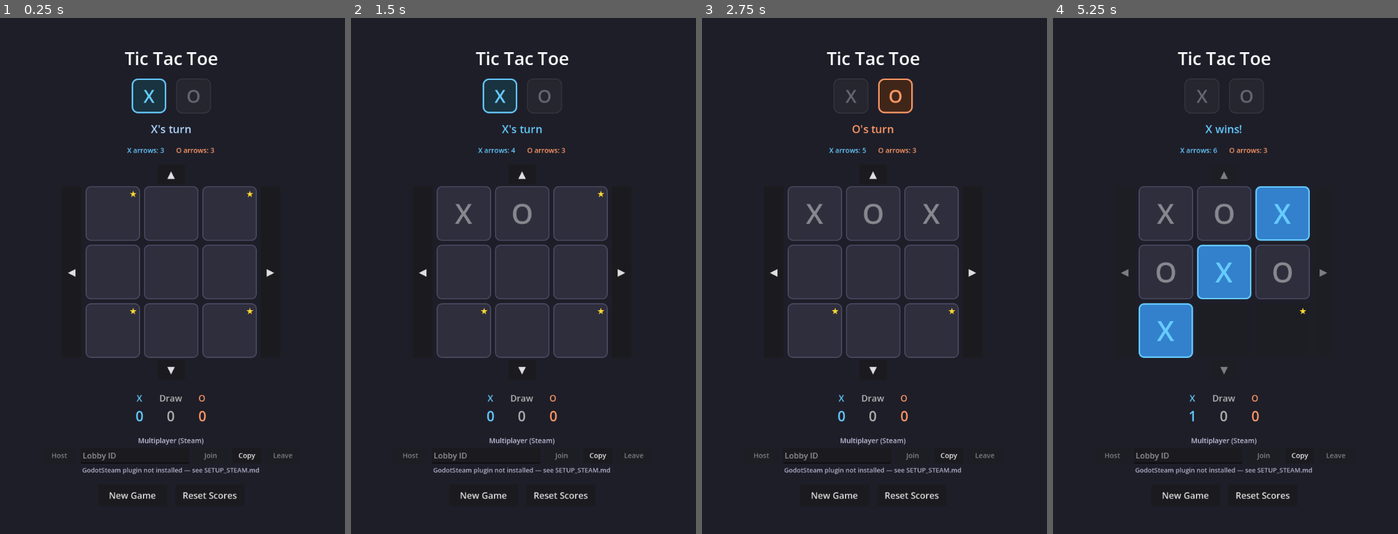
Above: before the commit, frames 1-4 (left to right).
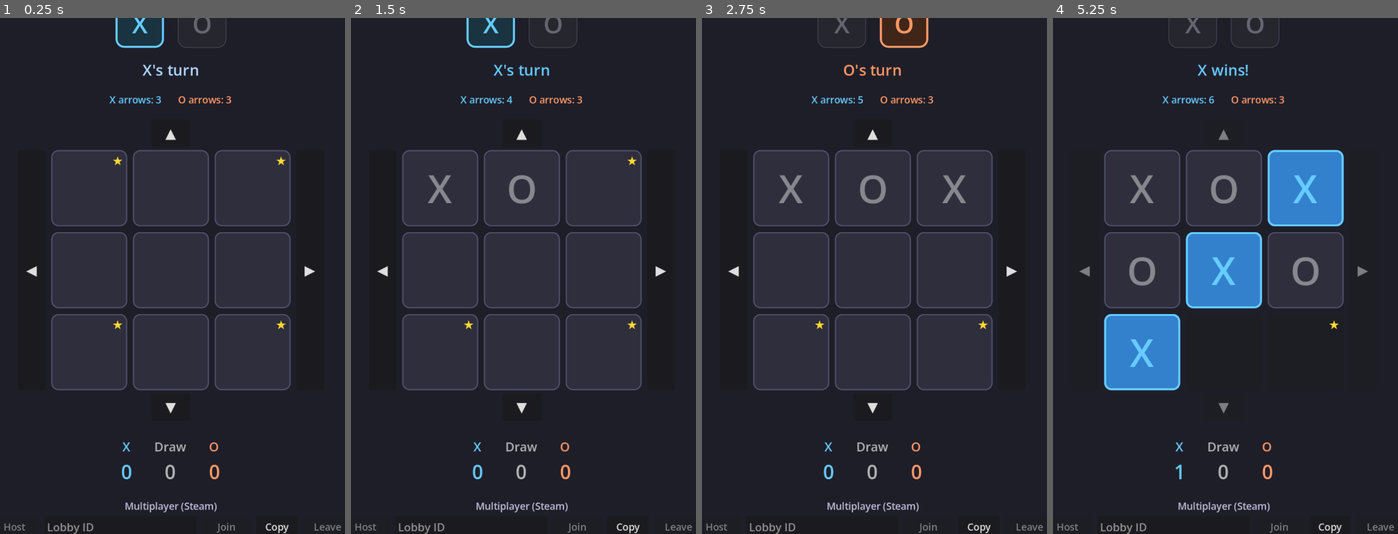
Above: after the commit, the same moments.

Repository: skynab/Tic-Tactical
Game: Godot game, scene res://Main.tscn
Two runs of this game, one before a commit and one after it. Both use one fixed random seed, a clock stepped at 60 frames per second and the inputs below.
Inputs (mouse positions are in pixels of both pictures, inside the frame that each line leads up to):
- Up to frame 1 (0.25 s): no input
- Up to frame 2 (1.5 s): click "★" at 0.5 s; click (523, 214) at 1.27 s
- Up to frame 3 (2.75 s): click "★" at 2 s
- Up to frame 4 (5.25 s): click (1166, 270) at 2.77 s; click (1225, 270) at 3.52 s; click (1284, 270) at 4.27 s; click "★" at 5 s

The runs differ from the first frame. In frame 1, 10% of the frame differs, in the area x 1-99%, y 0-100%; in frame 2, 11%; in frame 3, 12%; in frame 4, 16%.

Commit message:
Improve the star feature.
Added a drop down for the star feature. Created a new random mode.

Diff:
--- a/Main.gd
+++ b/Main.gd
@@ -19,6 +19,13 @@
 # silently breaks equality checks against get_selected_id().
 enum GridMode { THREE = 3, FOUR = 4, MNK = 5 }
 
+# "Arrow Bonus" mode — controls where (if anywhere) ★ bonus markers spawn
+# at the start of each new game. OFF disables the feature entirely;
+# CORNERS places a ★ on each of the four corner cells (the classic
+# behavior); RANDOM gives every cell an independent 25% chance of being
+# armed. Future modes (Center, Edges, …) slot in here.
+enum BonusMode { OFF = 0, CORNERS = 1, RANDOM = 2 }
+
 var grid_cols := 3   # M
 var grid_rows := 3   # N
 var win_length := 3  # K
@@ -36,13 +43,21 @@
 # Computed whenever the board dimensions or win length change.
 var win_lines: Array = []
 
-# "Corner bonus" feature: when enabled, a new game arms the four corner
-# cells with a yellow ★ icon. The first time a player places a piece on
-# one of those corners, they gain +1 to their arrow-use budget, and the
-# bonus is consumed (icon disappears).
-var corner_bonuses_enabled := true
-# Maps corner index -> true/false. true means the bonus is still available.
-var corner_bonus_armed: Dictionary = {}
+# "Arrow Bonus" feature: when enabled, a new game arms selected cells with
+# a yellow ★ icon. The first time a player places a piece on one of those
+# cells, they gain +1 to their arrow-use budget, and the bonus is consumed
+# (icon disappears). `bonus_mode` picks which cells get armed (see the
+# BonusMode enum above). Default is CORNERS (the classic behavior).
+var bonus_mode: int = BonusMode.CORNERS
+# Maps armed cell index -> true/false. true means the bonus is still available.
+var bonus_armed: Dictionary = {}
+# When non-null, the next _on_restart_pressed will use these indices to arm
+# the ★ bonuses instead of computing them locally. This is how the Random
+# bonus mode stays in sync over Steam multiplayer: the host rolls the dice
+# once, broadcasts the chosen indices, and the client applies them verbatim.
+# Always cleared back to null after use so the next local New Game rolls
+# fresh values.
+var _remote_bonus_indices: Variant = null
 
 # When true (default), pressing an arrow button also ends the current
 # player's turn (like placing a piece). When false, only piece placement
@@ -64,7 +79,7 @@
 var shift_right_button: Button
 var grid_size_option: OptionButton
 var grid_container: GridContainer
-var bonus_checkbox: CheckBox
+var bonus_option: OptionButton
 var arrows_end_turn_checkbox: CheckBox
 var mnk_row: HBoxContainer
 var mnk_m_spin: SpinBox
@@ -148,8 +163,12 @@
 	mnk_k_spin = $ConfigDialog/ConfigBox/MNKRow/KSpin
 	_refresh_mnk_row_visibility()
 
-	bonus_checkbox = $ConfigDialog/ConfigBox/BonusRow/BonusCheckBox
-	bonus_checkbox.button_pressed = corner_bonuses_enabled
+	bonus_option = $ConfigDialog/ConfigBox/BonusRow/BonusOption
+	bonus_option.clear()
+	bonus_option.add_item("Off", BonusMode.OFF)
+	bonus_option.add_item("Corners", BonusMode.CORNERS)
+	bonus_option.add_item("Random", BonusMode.RANDOM)
+	bonus_option.select(bonus_option.get_item_index(bonus_mode))
 
 	arrows_end_turn_checkbox = $ConfigDialog/ConfigBox/ArrowsEndTurnRow/ArrowsEndTurnCheckBox
 	arrows_end_turn_checkbox.button_pressed = arrows_end_turn
@@ -183,7 +202,7 @@
 			mp_join_button.disabled = true
 
 	_rebuild_board()
-	_init_corner_bonuses()
+	_init_bonuses(_bonus_indices(bonus_mode))
 	_refresh_bonus_icons()
 	_update_shift_ui()
 	_refresh_turn_indicator()
@@ -313,12 +332,12 @@
 		Multiplayer.send({"t": "click", "i": index})
 	board[index] = current_player
 	cells[index].set_mark(current_player)
-	# If this corner was armed with a bonus, grant the current player +1
+	# If this cell was armed with a bonus ★, grant the current player +1
 	# arrow use and consume the bonus. Note: the bonus only triggers on
-	# direct placement (cell click), not when a piece is shifted onto a
-	# corner, because shifts don't call _on_cell_pressed.
-	if corner_bonus_armed.get(index, false):
-		corner_bonus_armed[index] = false
+	# direct placement (cell click), not when a piece is shifted onto an
+	# armed cell, because shifts don't call _on_cell_pressed.
+	if bonus_armed.get(index, false):
+		bonus_armed[index] = false
 		shifts_left[current_player] = shifts_left.get(current_player, 0) + 1
 	_refresh_bonus_icons()
 	_check_and_resolve()
@@ -488,22 +507,15 @@
 	_on_restart_pressed()
 
 func _on_restart_pressed() -> void:
-	# In a network game, only the host may start a new game. The host
-	# broadcasts the settings so the client mirrors them exactly.
-	if multiplayer_enabled and not applying_remote:
-		if not is_net_host:
-			return
-		Multiplayer.send({
-			"t": "new_game",
-			"grid_mode": int(grid_size_option.get_selected_id()),
-			"mnk_m": int(mnk_m_spin.value),
-			"mnk_n": int(mnk_n_spin.value),
-			"mnk_k": int(mnk_k_spin.value),
-			"max_shifts": int(shift_limit_spin.value),
-			"corner_bonus": bonus_checkbox.button_pressed,
-			"arrows_end_turn": arrows_end_turn_checkbox.button_pressed,
-		})
-	# Apply pending settings for the new game.
+	# In a network game, only the host may start a new game. Clients reach
+	# this function only via _on_mp_message (applying_remote=true), which
+	# means we should skip the broadcast branch and apply settings locally.
+	if multiplayer_enabled and not applying_remote and not is_net_host:
+		return
+
+	# Compute pending settings for the new game. Grid dimensions have to be
+	# resolved BEFORE we compute bonus indices, because RANDOM mode rolls
+	# against the new cell count, not the previous board's.
 	var selected_mode := int(grid_size_option.get_selected_id())
 	var new_cols: int
 	var new_rows: int
@@ -545,10 +557,34 @@
 		max_shifts = int(shift_limit_spin.value)
 	shifts_left = {1: max_shifts, 2: max_shifts}
 
-	# Re-arm corner bonuses from the checkbox state.
-	if bonus_checkbox != null:
-		corner_bonuses_enabled = bonus_checkbox.button_pressed
-	_init_corner_bonuses()
+	# Resolve the bonus-mode selection and roll (or inherit) the ★ indices.
+	# When we're applying an inbound "new_game" message, _remote_bonus_indices
+	# is set to the host's rolled indices and we use those verbatim — this is
+	# what keeps RANDOM in sync across host/client.
+	if bonus_option != null:
+		bonus_mode = int(bonus_option.get_selected_id())
+	var new_bonus_indices: Array
+	if applying_remote and _remote_bonus_indices != null:
+		new_bonus_indices = _remote_bonus_indices
+	else:
+		new_bonus_indices = _bonus_indices(bonus_mode)
+
+	# Host-side broadcast. Runs AFTER the new dims + bonus indices have been
+	# computed so we can include the exact indices the client should arm.
+	if multiplayer_enabled and not applying_remote:
+		Multiplayer.send({
+			"t": "new_game",
+			"grid_mode": int(grid_size_option.get_selected_id()),
+			"mnk_m": int(mnk_m_spin.value),
+			"mnk_n": int(mnk_n_spin.value),
+			"mnk_k": int(mnk_k_spin.value),
+			"max_shifts": int(shift_limit_spin.value),
+			"bonus_mode": int(bonus_option.get_selected_id()),
+			"bonus_indices": new_bonus_indices,
+			"arrows_end_turn": arrows_end_turn_checkbox.button_pressed,
+		})
+
+	_init_bonuses(new_bonus_indices)
 	_refresh_bonus_icons()
 
 	# Apply the "arrows end turn" rule for the new game.
@@ -594,8 +630,10 @@
 		shift_limit_spin.value = float(max_shifts)
 	if arrows_end_turn_checkbox != null:
 		arrows_end_turn_checkbox.button_pressed = arrows_end_turn
-	if bonus_checkbox != null:
-		bonus_checkbox.button_pressed = corner_bonuses_enabled
+	if bonus_option != null:
+		var bidx := bonus_option.get_item_index(bonus_mode)
+		if bidx >= 0:
+			bonus_option.select(bidx)
 	_refresh_mnk_row_visibility()
 
 func _on_grid_size_selected(_index: int) -> void:
@@ -618,7 +656,7 @@
 		mnk_k_spin.editable = mnk_active
 
 # ---------------------------------------------------------------------------
-# Corner-bonus helpers
+# Arrow-bonus helpers
 # ---------------------------------------------------------------------------
 
 # Returns the four corner indices for the current board (top-left, top-right,
@@ -628,21 +666,41 @@
 	var rows := grid_rows
 	return [0, cols - 1, (rows - 1) * cols, rows * cols - 1]
 
-# Arm all four corner cells with a bonus (if the feature is enabled).
-func _init_corner_bonuses() -> void:
-	corner_bonus_armed.clear()
-	if not corner_bonuses_enabled:
-		return
-	for idx in _corner_indices():
-		corner_bonus_armed[idx] = true
+# Returns the set of board indices that should be armed with a ★ for the
+# given bonus mode. Called fresh each New Game — RANDOM re-rolls every cell
+# at a 25% chance, so each game gets a different pattern. Add future modes
+# by extending this match.
+func _bonus_indices(mode: int) -> Array:
+	match mode:
+		BonusMode.CORNERS:
+			return _corner_indices()
+		BonusMode.RANDOM:
+			var indices: Array = []
+			var total := grid_cols * grid_rows
+			for i in range(total):
+				if randf() < 0.25:
+					indices.append(i)
+			return indices
+		_:
+			return []
+
+# Arm the given cell indices with ★ bonuses. Called on New Game, after the
+# board has been rebuilt for the current dimensions. The caller (usually
+# `_on_restart_pressed`) computes the index list once (via `_bonus_indices`
+# for local games, or from the inbound multiplayer message on the client)
+# and passes it in here — that way RANDOM mode is only rolled once per new
+# game, not both by the host and the client.
+func _init_bonuses(indices: Array) -> void:
+	bonus_armed.clear()
+	for idx in indices:
+		bonus_armed[int(idx)] = true
 
 # Update the yellow ★ icon on every cell. A cell shows its bonus icon
-# only when the corresponding corner is still armed AND the cell is empty.
-# This way, shifts that move pieces onto/off corners are reflected
-# immediately.
+# only when it's still armed AND empty — so shifts that move pieces onto
+# or off a ★ cell are reflected immediately.
 func _refresh_bonus_icons() -> void:
 	for i in range(cells.size()):
-		var visible_bonus: bool = corner_bonus_armed.get(i, false) and board[i] == 0
+		var visible_bonus: bool = bonus_armed.get(i, false) and board[i] == 0
 		cells[i].set_bonus(visible_bonus)
 
 # ---------------------------------------------------------------------------
@@ -806,13 +864,37 @@
 				mnk_n_spin.value = float(int(data.get("mnk_n", int(mnk_n_spin.value))))
 				mnk_k_spin.value = float(int(data.get("mnk_k", int(mnk_k_spin.value))))
 				shift_limit_spin.value = float(int(data.get("max_shifts", max_shifts)))
-				bonus_checkbox.button_pressed = bool(data.get("corner_bonus", corner_bonuses_enabled))
+				var bm := int(data.get("bonus_mode", bonus_mode))
+				var bidx := bonus_option.get_item_index(bm)
+				if bidx >= 0:
+					bonus_option.select(bidx)
 				arrows_end_turn_checkbox.button_pressed = bool(data.get("arrows_end_turn", arrows_end_turn))
 				arrows_end_turn = arrows_end_turn_checkbox.button_pressed
 				_refresh_mnk_row_visibility()
+			# Copy the host's rolled ★ indices so _on_restart_pressed uses
+			# them verbatim instead of rolling new ones on our end. Without
+			# this the RANDOM mode would produce different patterns on each
+			# machine.
+			var raw_indices: Variant = data.get("bonus_indices", null)
+			if raw_indices is Array:
+				var copied: Array = []
+				for v in raw_indices:
+					copied.append(int(v))
+				_remote_bonus_indices = copied
+			else:
+				_remote_bonus_indices = null
 			_on_restart_pressed()
+			_remote_bonus_indices = null
 		"reset_scores":
-			_on_reset_scores_pressed()
+			# Only zero the scores here — don't trigger a full New Game.
+			# The host is about to (or just did) send a separate "new_game"
+			# message with the freshly-rolled bonus indices, and we need to
+			# wait for that so the client applies the host's pattern rather
+			# than rolling its own.
+			scores = {1: 0, 2: 0, "draw": 0}
+			score_x.text = "0"
+			score_o.text = "0"
+			score_draw.text = "0"
 	applying_remote = false
 
 # Update enabled/disabled state for every multiplayer-affected control.
@@ -830,7 +912,7 @@
 	var client_locked: bool = multiplayer_enabled and not is_net_host
 	grid_size_option.disabled = client_locked
 	shift_limit_spin.editable = not client_locked
-	bonus_checkbox.disabled = client_locked
+	bonus_option.disabled = client_locked
 	arrows_end_turn_checkbox.disabled = client_locked
 	if mnk_m_spin != null:
 		mnk_m_spin.editable = not client_locked
--- a/Main.tscn
+++ b/Main.tscn
@@ -408,9 +408,13 @@
 [node name="BonusRow" type="HBoxContainer" parent="ConfigDialog/ConfigBox"]
 layout_mode = 2
 alignment = 1
-
-[node name="BonusCheckBox" type="CheckBox" parent="ConfigDialog/ConfigBox/BonusRow"]
-layout_mode = 2
-button_pressed = true
-text = "Corner bonus  (+1 arrow on ★ squares)"
-theme_override_font_sizes/font_size = 14
+theme_override_constants/separation = 10
+
+[node name="BonusLabel" type="Label" parent="ConfigDialog/ConfigBox/BonusRow"]
+layout_mode = 2
+text = "Arrow Bonus (+1 arrow on ★ squares):"
+theme_override_font_sizes/font_size = 14
+
+[node name="BonusOption" type="OptionButton" parent="ConfigDialog/ConfigBox/BonusRow"]
+layout_mode = 2
+custom_minimum_size = Vector2(130, 0)
--- a/project.godot
+++ b/project.godot
@@ -27,3 +27,4 @@
 
 window/size/viewport_width=760
 window/size/viewport_height=1040
+window/stretch/scale=1.4
Not shown, changed: Main.gd.uid
Not shown, changed: README.md
